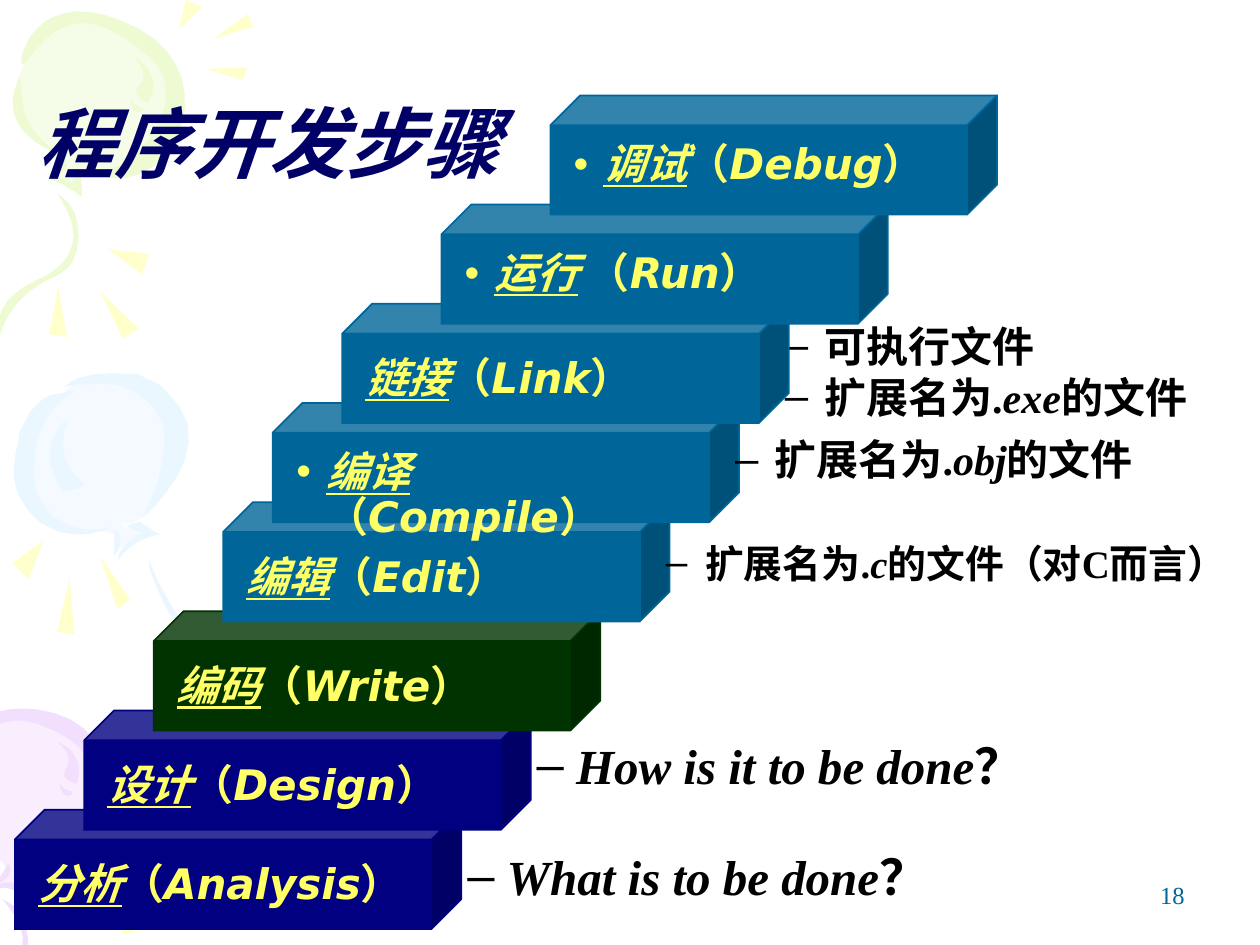
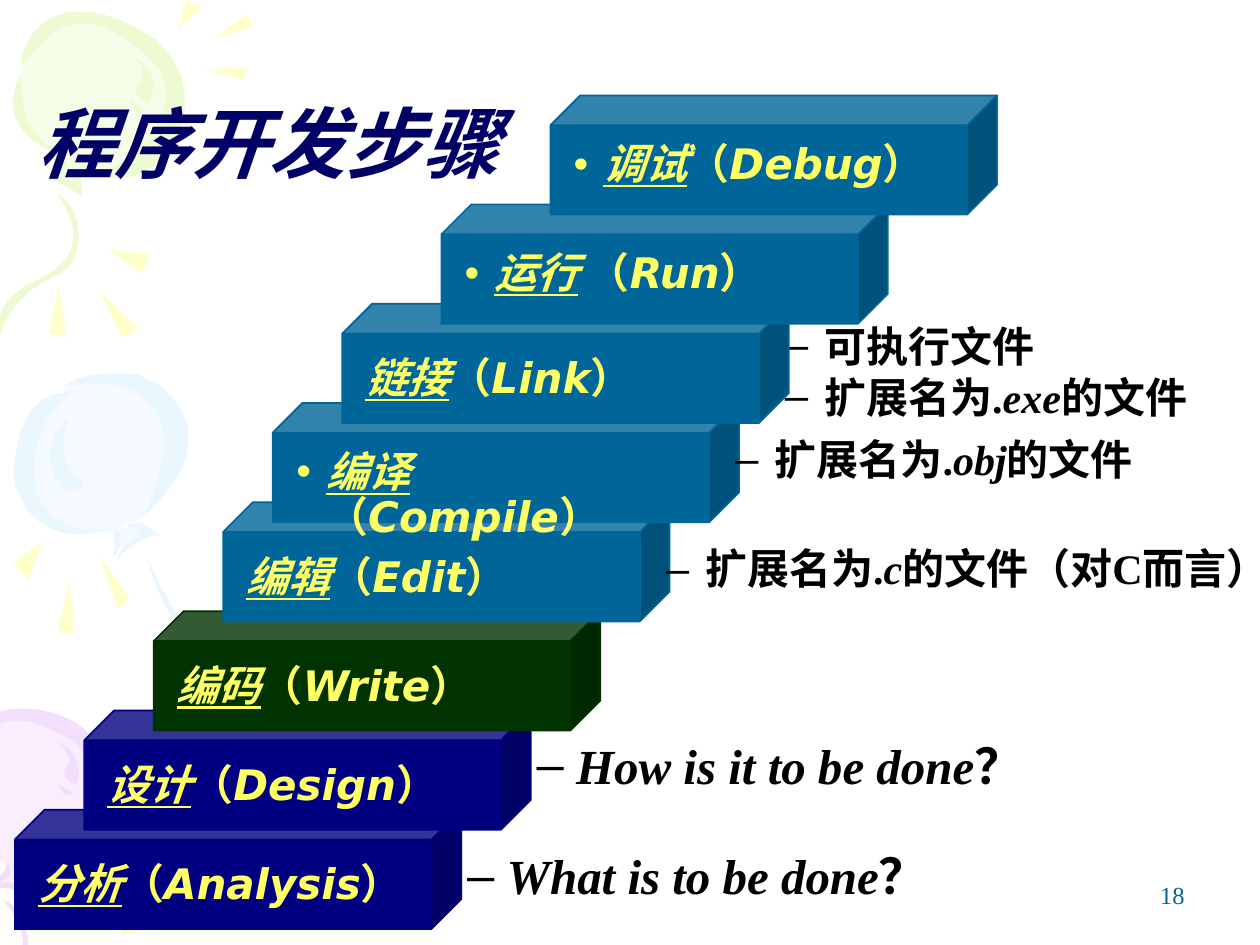
Before and after one commit to chagithub/salary, a slide deck: slide 18 of 第1章 程序设计ABC new.ppt. Drawn at 1260x945 pixels with LibreOffice and Linux fonts; fonts in the diff are those of the drawing. Boxes give left, top, right and bottom in pixels: in the first picture for what was removed or moved away, otherwise in the second. Text is boxed around its words. In the diff, an @@ line names an element or a change of style, - is before the commit and + after.

```diff
--- a/第1章 程序设计ABC new.ppt
+++ b/第1章 程序设计ABC new.ppt
@@ text "扩展名为.c的文件（对C而言）" at box(705, 548, 1260, 588): size 22.2 to 24 pt; line spacing 0.8 to 0.9 @@
```
Also in this commit, not shown: 39 other slides changed, 1 slide added, 1 slide removed.
